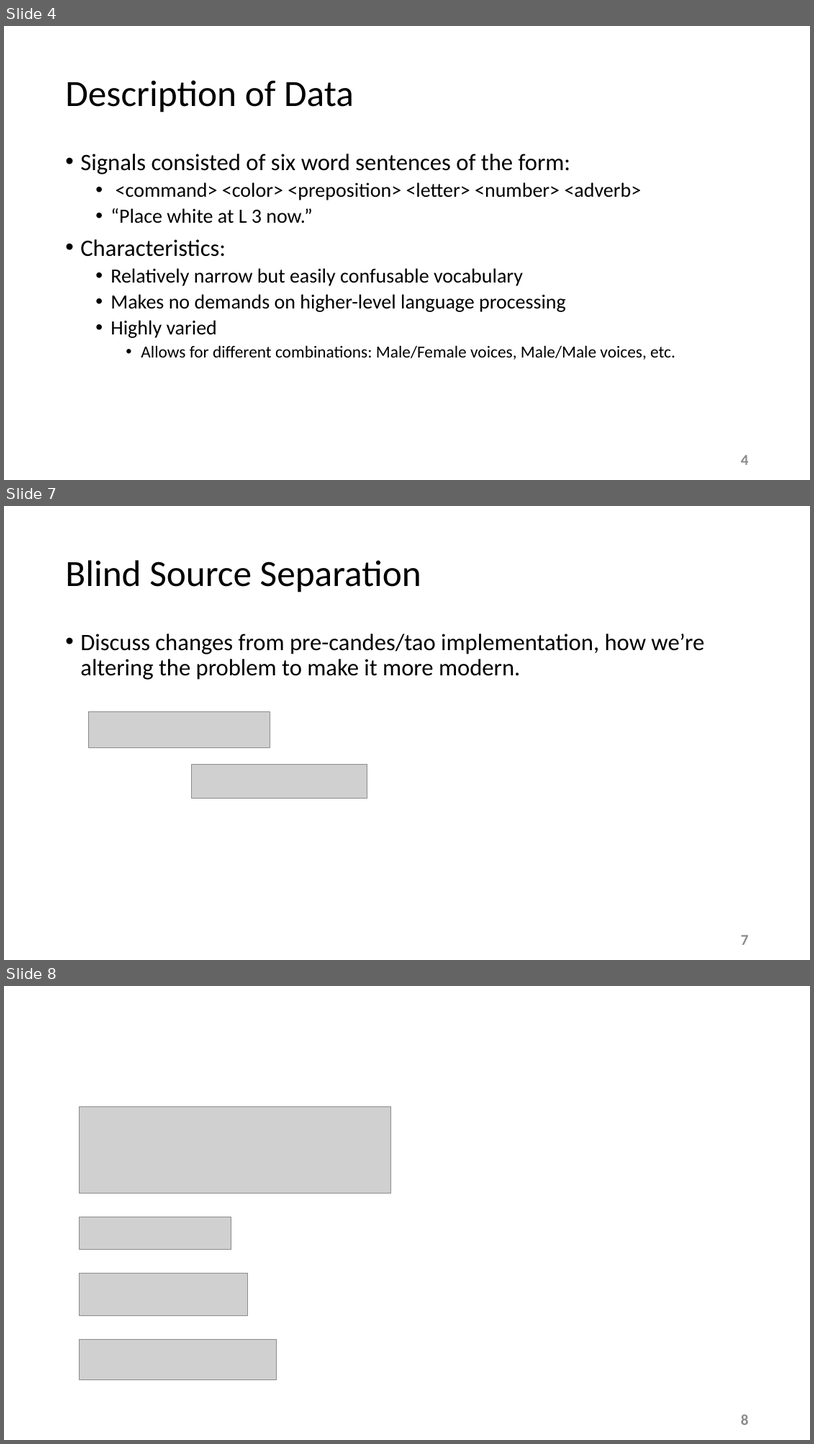
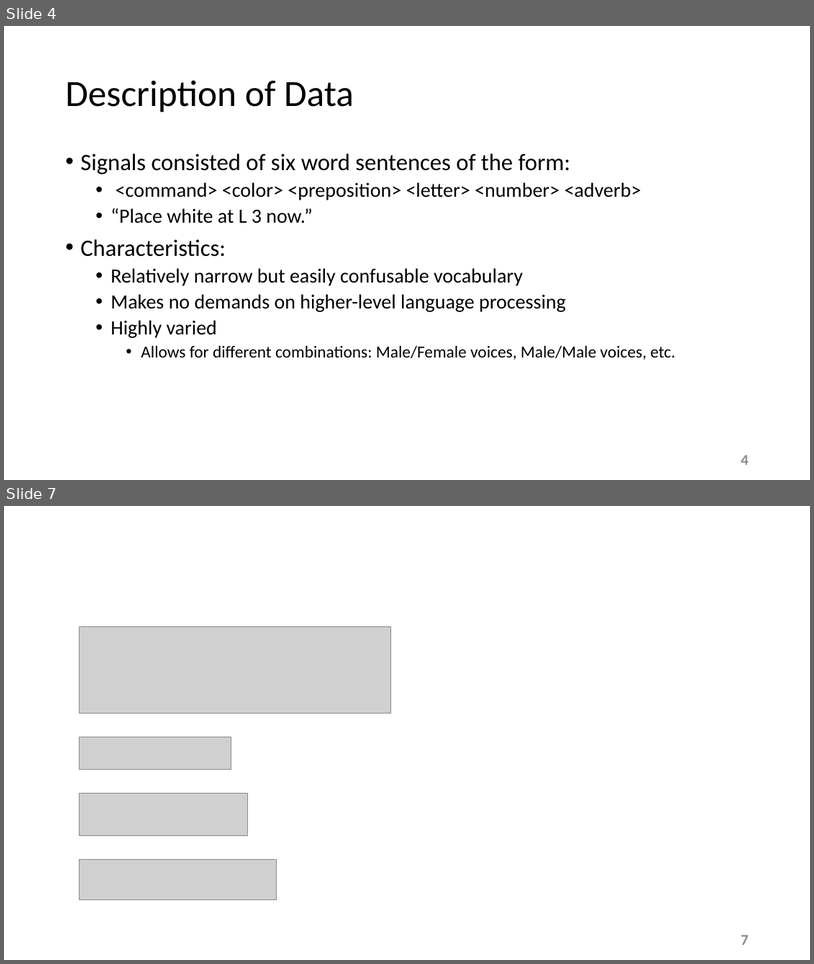
Before and after one commit to esaracin/compressive-sensing-cocktail-party-problem, a slide deck: slide/slides.pptx. Shown one above the other, each under a label of ours: slides 4, 7 and 8 before the commit, slides 4 and 7 after it; the slides between them are not shown. The pictures are 814x1444 and 814x964 pixels, drawn with LibreOffice and Linux fonts; fonts in the diff are those of the drawing; grey boxes stand for pictures; background and template pictures are left out. Boxes give left, top, right and bottom in pixels: in the first picture for what was removed or moved away, otherwise in the second. Text is boxed around its words. In the diff, an @@ line names an element or a change of style, - is before the commit and + after.

```diff
--- a/slide/slides.pptx
+++ b/slide/slides.pptx
@@ slide 7 removed at (x1=4, y1=506, x2=810, y2=960), background #FFFFFF @@
@@ title removed at (x1=65, y1=560, x2=422, y2=592) @@
-Blind Source Separation
@@ text removed at (x1=80, y1=633, x2=705, y2=680) @@
-• Discuss changes from pre-candes/tao implementation, how we’re altering the problem to make it more modern.
@@ picture removed at (x1=88, y1=712, x2=270, y2=747) @@
@@ picture removed at (x1=191, y1=764, x2=368, y2=798) @@
@@ page number removed at (x1=741, y1=934, x2=749, y2=944) @@
-7
@@ what was slide 8 is now slide 7 @@
@@ page number at (x1=741, y1=934, x2=749, y2=944): text changed @@
-8
+7
```
Also in this commit, not shown: 2 slides changed, 2 slides added, 3 other slides removed.
